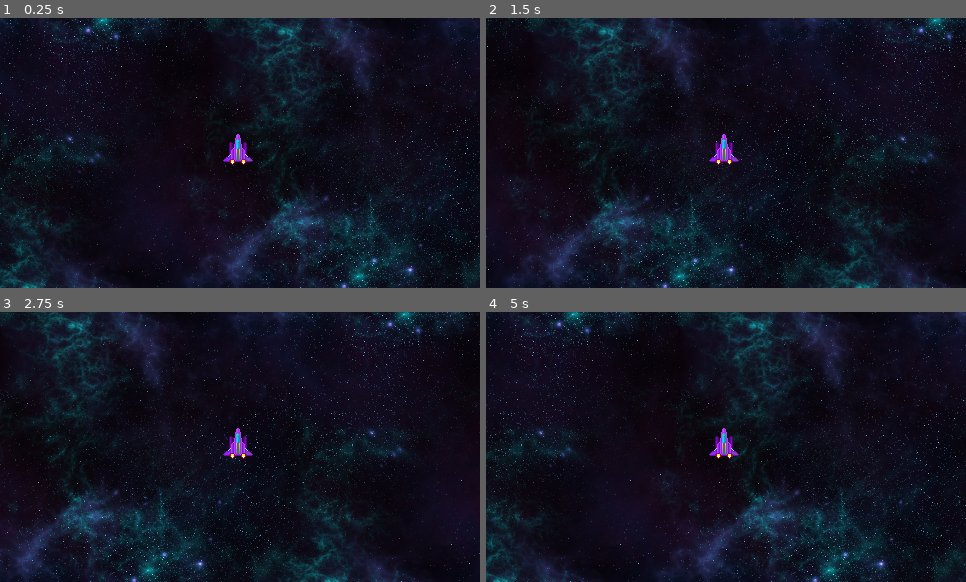
Above: before the commit, frames 1-4 (two rows, left to right).
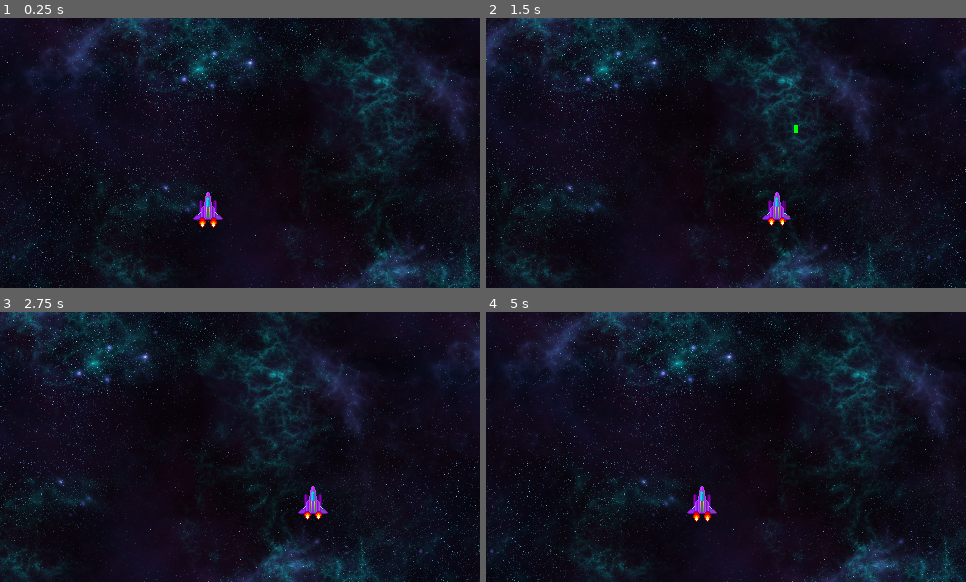
Above: after the commit, the same moments.

Repository: Jetarrow7837/SpaceWar
Game: Godot game, scene res://Scenes/game.tscn
The game is run twice, just before and just after one commit, with the same random seed, the same clock (stepped at 60 frames per second) and the same inputs.
Inputs:
- Up to frame 1 (0.25 s): no input
- Up to frame 2 (1.5 s): hold D (Right) 0.53-1.28 s; tap Space (Shoot) at 0.6, 1.35 s; hold A (Left) from 1.28 s (still down)
- Up to frame 3 (2.75 s): release A (Left) at 2.03 s; hold D (Right) from 2.03 s (still down); tap Space (Shoot) at 2.1 s
- Up to frame 4 (5 s): tap Space (Shoot) at 2.85, 3.6, 4.35 s; release D (Right) at 3.53 s; hold A (Left) from 3.53 s (still down); tap Escape (Pause, bound only after the commit) at 4.15 s

The runs differ from the first frame. In frame 1, 26% of the frame differs, in the area x 0-100%, y 0-100%; in frame 2, 23%; in frame 3, 22%; in frame 4, 26%.

Commit message:
Added Bullets Faction Player and loot of other stuff

Diff:
--- /dev/null
+++ b/Scenes/bullet.tscn
@@ -0,0 +1,31 @@
+[gd_scene format=3 uid="uid://b54ooyx7iq7o2"]
+
+[ext_resource type="Script" uid="uid://dmor0wkn6m3x" path="res://Scripts/Bullet.gd" id="1_xjght"]
+
+[sub_resource type="Gradient" id="Gradient_3rms1"]
+colors = PackedColorArray(1, 1, 1, 1, 1, 1, 1, 1)
+
+[sub_resource type="FastNoiseLite" id="FastNoiseLite_u5wol"]
+
+[sub_resource type="NoiseTexture2D" id="NoiseTexture2D_7fbtk"]
+width = 4
+height = 8
+generate_mipmaps = false
+noise = SubResource("FastNoiseLite_u5wol")
+color_ramp = SubResource("Gradient_3rms1")
+
+[sub_resource type="CapsuleShape2D" id="CapsuleShape2D_dhhex"]
+radius = 2.0
+height = 8.0
+
+[node name="Bullet" type="Area2D" unique_id=463503758]
+script = ExtResource("1_xjght")
+
+[node name="Sprite2D" type="Sprite2D" parent="." unique_id=211644304]
+texture = SubResource("NoiseTexture2D_7fbtk")
+
+[node name="CollisionShape2D" type="CollisionShape2D" parent="." unique_id=62056965]
+shape = SubResource("CapsuleShape2D_dhhex")
+
+[connection signal="area_entered" from="." to="." method="_on_area_entered"]
+[connection signal="body_entered" from="." to="." method="_on_body_entered"]
--- a/Scenes/game.tscn
+++ b/Scenes/game.tscn
@@ -1,19 +1,19 @@
 [gd_scene format=3 uid="uid://cve4lm6negv7q"]
 
 [ext_resource type="Texture2D" uid="uid://j6t4fluyc0cr" path="res://Assets/Blue_Nebula_01-512x512.png" id="1_ebmjs"]
+[ext_resource type="Script" uid="uid://df120ae1hkj01" path="res://Scripts/Background.gd" id="1_wrm1d"]
 [ext_resource type="PackedScene" uid="uid://bx8aybosm7dul" path="res://Scenes/player.tscn" id="2_qxrlw"]
 
 [node name="Game" type="Node2D" unique_id=271560680]
 
-[node name="Parallax2D" type="Parallax2D" parent="." unique_id=1621205646]
+[node name="Parallax2D" type="Parallax2D" parent="." unique_id=1621205646 node_paths=PackedStringArray("player")]
 repeat_size = Vector2(512, 512)
 repeat_times = 8
+script = ExtResource("1_wrm1d")
+player = NodePath("../Player")
 
 [node name="Sprite2D" type="Sprite2D" parent="Parallax2D" unique_id=1475138155]
 texture = ExtResource("1_ebmjs")
 
 [node name="Player" parent="." unique_id=1842046669 instance=ExtResource("2_qxrlw")]
-position = Vector2(542, 377)
-
-[node name="Camera2D" type="Camera2D" parent="Player" unique_id=1483102107]
-position = Vector2(2, 0)
+position = Vector2(208, 193)
--- a/Scenes/player.tscn
+++ b/Scenes/player.tscn
@@ -42,14 +42,23 @@
 [sub_resource type="CapsuleShape2D" id="CapsuleShape2D_3rms1"]
 radius = 9.0
 
-[node name="Player" type="CharacterBody2D" unique_id=1842046669]
+[node name="Player" type="CharacterBody2D" unique_id=1842046669 node_paths=PackedStringArray("muzzle")]
 motion_mode = 1
 script = ExtResource("1_cvnsp")
+muzzle = NodePath("Muzzle")
 
 [node name="AnimatedSprite2D" type="AnimatedSprite2D" parent="." unique_id=2074719935]
 sprite_frames = SubResource("SpriteFrames_dhhex")
-frame_progress = 0.12131512
+autoplay = "default"
+frame_progress = 0.38517436
 
 [node name="CollisionShape2D" type="CollisionShape2D" parent="." unique_id=2075006225]
 position = Vector2(0, -4)
 shape = SubResource("CapsuleShape2D_3rms1")
+
+[node name="Muzzle" type="Marker2D" parent="." unique_id=2087118151]
+position = Vector2(0, -24)
+
+[node name="FireCooldown" type="Timer" parent="." unique_id=227433436]
+wait_time = 0.5
+one_shot = true
--- /dev/null
+++ b/Scripts/Background.gd
@@ -0,0 +1,12 @@
+extends Parallax2D
+@export var player : Player
+
+# Called when the node enters the scene tree for the first time.
+func _ready() -> void:
+	pass # Replace with function body.
+
+
+# Called every frame. 'delta' is the elapsed time since the previous frame.
+func _process(delta: float) -> void:
+	if player:
+		scroll_offset = -player.global_position
--- /dev/null
+++ b/Scripts/Bullet.gd
@@ -0,0 +1,65 @@
+class_name Bullet
+extends Area2D
+
+const BULLET_SCENE := preload("res://Scenes/bullet.tscn")
+
+
+
+@export var speed: float = 500.0
+@export var lifetime: float = 3.0
+@export var faction: Global.Faction = Global.Faction.PLAYER
+const damage: int = 1
+var health : int = 1
+var direction: Vector2 = Vector2.UP
+
+
+
+static func shoot(pos: Vector2, dir: Vector2 = Vector2.UP, fac: Global.Faction = Global.Faction.PLAYER) -> void:
+	var bullet: Bullet = BULLET_SCENE.instantiate()
+	bullet.direction = dir.normalized()
+	bullet.faction = fac
+	var parent = Engine.get_main_loop().current_scene
+	if parent == null:
+		return
+	parent.add_child(bullet)
+	bullet.modulate = Global.FACTION_COLORS[fac]
+	bullet.global_position = pos
+
+
+
+func _ready() -> void:
+	get_tree().create_timer(lifetime).timeout.connect(queue_free)
+
+
+func _physics_process(delta: float) -> void:
+	global_position += direction * speed * delta
+
+
+func _on_hit(body: Node) -> void:
+	if body == self:
+		return
+	if "faction" in body and body.faction == faction:
+		return
+	if body.has_method("take_damage"):
+		body.take_damage(damage)
+	queue_free()
+
+func take_damage(dmg):
+	health -= dmg
+
+
+func _on_area_entered(area: Area2D) -> void:
+	if area == self:
+		return
+	if area is Bullet:
+		area.take_damage(damage)
+		queue_free()
+
+
+func _on_body_entered(body: Node2D) -> void:
+	if body == self:
+		return
+	if body is Player and faction == Global.Faction.PLAYER:
+		return
+	elif body is Player and faction == Global.Faction.ENEMY:
+		body.take_damage(damage)
--- /dev/null
+++ b/Scripts/Global.gd
@@ -0,0 +1,86 @@
+extends Node
+#region Signals
+signal score_changed(new_score: int)
+signal lives_changed(new_lives: int)
+signal level_changed(new_level: int)
+signal high_score_changed(new_high_score: int)
+signal game_over
+signal game_started
+signal game_paused(is_paused: bool)
+#endregion
+
+enum Faction { PLAYER, ENEMY }
+
+const FACTION_COLORS := {
+	Faction.PLAYER: Color(0.0, 1.0, 0.0, 1.0),
+	Faction.ENEMY: Color(1.0, 0.4, 0.4),
+}
+
+const START_LIVES := 3
+const SAVE_PATH := "user://invaders_save.json"
+const MAIN_MENU_SCENE := "res://main_menu.tscn"   # change to your scenes
+const GAME_SCENE := "uid://cve4lm6negv7q"
+
+#region Variables
+var score: int = 0:
+	set(value):
+		score = value
+		score_changed.emit(score)
+		if score > high_score:
+			high_score = score
+
+var high_score: int = 0:
+	set(value):
+		high_score = value
+		high_score_changed.emit(high_score)
+
+var lives: int = START_LIVES:
+	set(value):
+		lives = maxi(value, 0)
+		lives_changed.emit(lives)
+		if lives == 0 and playing:
+			pass
+
+var level: int = 1:
+	set(value):
+		level = value
+		level_changed.emit(level)
+
+var playing: bool = false
+#endregion
+
+func _ready() -> void:
+	process_mode = Node.PROCESS_MODE_ALWAYS
+	_load_high_score()
+
+
+
+
+func _unhandled_input(event: InputEvent) -> void: #Pauses the Game
+	if playing and event.is_action_pressed("Pause"):
+		toggle_pause()
+
+## Switchs Pause state
+func toggle_pause() -> void:
+	get_tree().paused = not get_tree().paused
+	game_paused.emit(get_tree().paused)
+	print("Paused")
+
+
+#region SaveManager
+#accecs highscore var
+func _save_high_score() -> void:
+	var file := FileAccess.open(SAVE_PATH, FileAccess.WRITE)
+	if file:
+		file.store_string(JSON.stringify({"high_score": high_score}))
+
+func _load_high_score() -> void:
+	if not FileAccess.file_exists(SAVE_PATH):
+		return
+	var file := FileAccess.open(SAVE_PATH, FileAccess.READ)
+	if file == null:
+		return
+	var data = JSON.parse_string(file.get_as_text())
+	if typeof(data) == TYPE_DICTIONARY:
+		high_score = int(data.get("high_score", 0))
+#endregion
--- a/Scripts/player.gd
+++ b/Scripts/player.gd
@@ -1,16 +1,26 @@
-extends CharacterBody2D
+class_name Player extends CharacterBody2D
 
+@export var muzzle: Marker2D
+@onready var fire_cooldown: Timer = $FireCooldown
 
-const SPEED = 300.0
+const FACTION := Global.Faction.PLAYER
+const SPEED = 150.0
 const JUMP_VELOCITY = -400.0
-
 
 func _physics_process(_delta: float) -> void:
 
+	if Input.is_action_just_pressed("Shoot") and fire_cooldown.is_stopped():
+		Bullet.shoot(muzzle.global_position, Vector2.UP, FACTION)
+		fire_cooldown.start()
+
 	var direction := Input.get_axis("Left", "Right")
+
 	if direction:
 		velocity.x = direction * SPEED
 	else:
 		velocity.x = move_toward(velocity.x, 0, SPEED)
 
 	move_and_slide()
+
+func take_damage(dmg):
+	Global.lives_changed.emit()
--- a/project.godot
+++ b/project.godot
@@ -15,11 +15,15 @@
 config/features=PackedStringArray("4.7", "GL Compatibility")
 config/icon="res://icon.svg"
 
+[autoload]
+
+Global="*uid://dtyt3s6jlg1j1"
+
 [display]
 
 window/size/viewport_width=480
 window/size/viewport_height=270
-window/stretch/mode="canvas_items"
+window/stretch/mode="viewport"
 window/stretch/aspect="expand"
 
 [input]
@@ -45,6 +49,12 @@
 , Object(InputEventKey,"resource_local_to_scene":false,"resource_name":"","device":-1,"window_id":0,"alt_pressed":false …(183 unchanged characters)…
 ]
 }
+Pause={
+"deadzone": 0.2,
+"events": [Object(InputEventKey,"resource_local_to_scene":false,"resource_name":"","device":-1,"window_id":0,"alt_pressed":false,"shift_pressed":false,"ctrl_pressed":false,"meta_pressed":false,"pressed":false,"keycode":0,"physical_keycode":4194305,"key_label":0,"unicode":0,"location":0,"echo":false,"script":null)
+, Object(InputEventKey,"resource_local_to_scene":false,"resource_name":"","device":-1,"window_id":0,"alt_pressed":false,"shift_pressed":false,"ctrl_pressed":false,"meta_pressed":false,"pressed":false,"keycode":0,"physical_keycode":80,"key_label":0,"unicode":112,"location":0,"echo":false,"script":null)
+]
+}
 
 [physics]
 
Not shown, added: Scripts/Background.gd.uid
Not shown, added: Scripts/Bullet.gd.uid
Not shown, added: Scripts/Global.gd.uid
